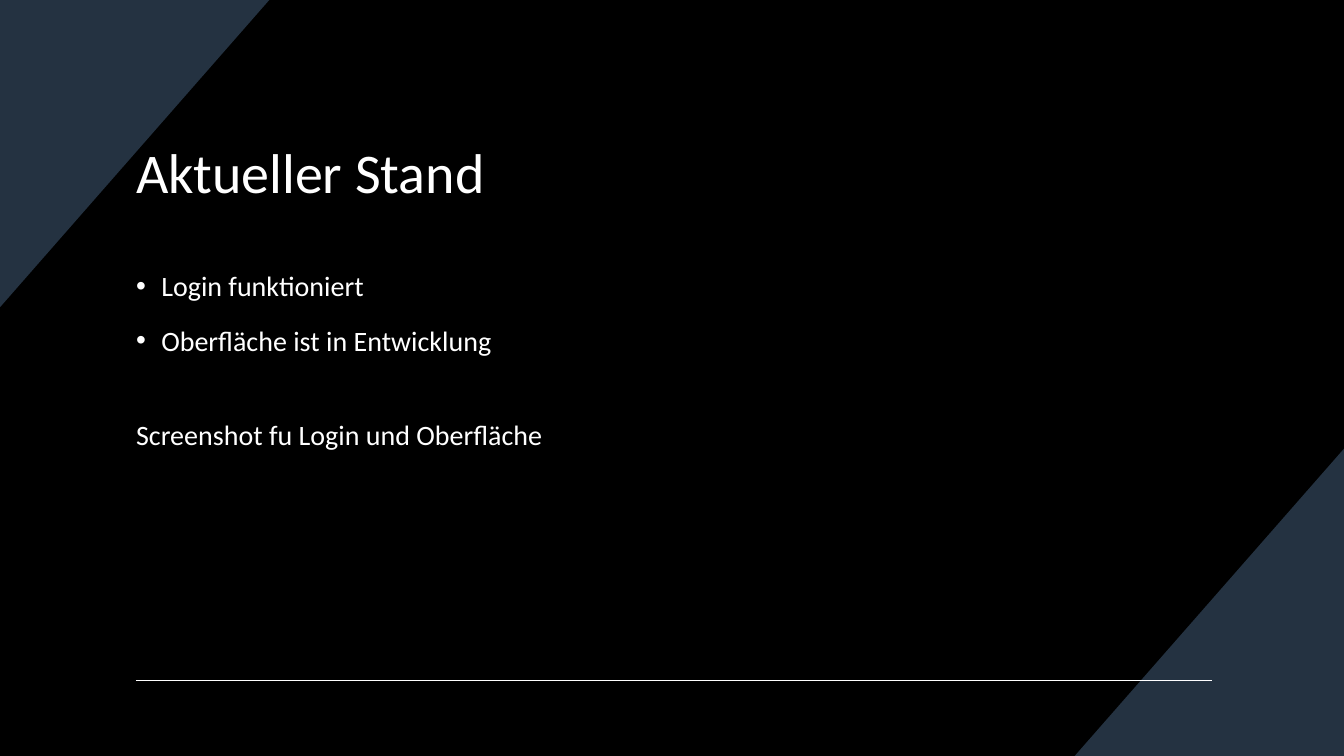
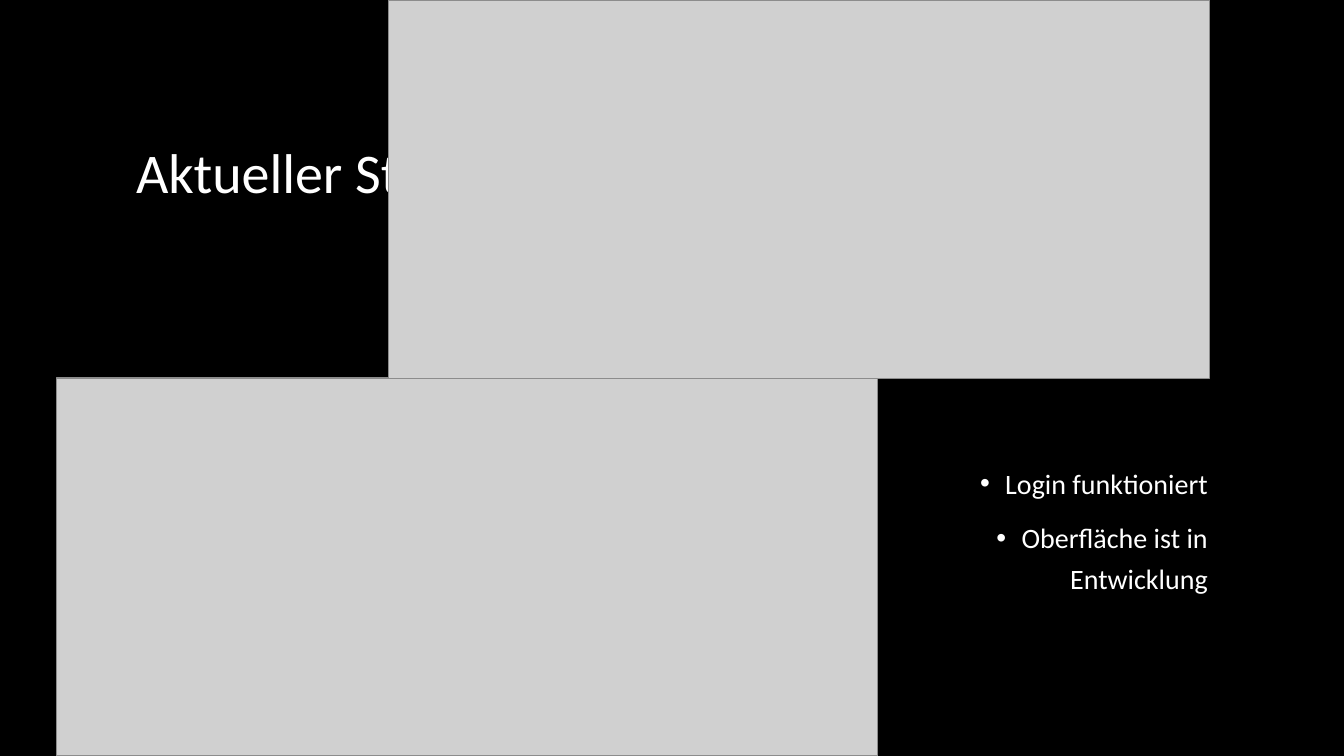
Before and after one commit to AaloFanaa/htldo5_swp, a slide deck: slide 7 of ScreenTale/Projektmanagement/Zwischenpräsentation_14_12_2023.pptx. Drawn at 1344x756 pixels with LibreOffice and Linux fonts; fonts in the diff are those of the drawing; grey boxes stand for pictures. Boxes give left, top, right and bottom in pixels: in the first picture for what was removed or moved away, otherwise in the second. Text is boxed around its words. In the diff, an @@ line names an element or a change of style, - is before the commit and + after.

Commit message:
presentation

```diff
--- a/ScreenTale/Projektmanagement/Zwischenpräsentation_14_12_2023.pptx
+++ b/ScreenTale/Projektmanagement/Zwischenpräsentation_14_12_2023.pptx
@@ rectangle added at box(0, 0, 1344, 756), fill #000000 @@
@@ picture added at box(388, 0, 1210, 378) @@
@@ title "Aktueller Stand" at box(136, 146, 484, 206): vertical alignment middle to top @@
@@ picture added at box(56, 378, 878, 756) @@
@@ text "Login funktioniert": place and size @@
-text "Login funktioniert" at box(136, 276, 542, 450)
+text "Login funktioniert" at box(1005, 474, 1208, 594)
@@ text "Login funktioniert" at box(1005, 474, 1208, 594): alignment left to right; vertical alignment top to bottom @@
@@ text at box(136, 425, 542, 450): paragraph removed @@
-Screenshot fu Login und Oberfläche
@@ line removed from (136, 681) to (1212, 681) @@
```
Also in this commit, not shown: 3 other slides changed, 1 other file.
